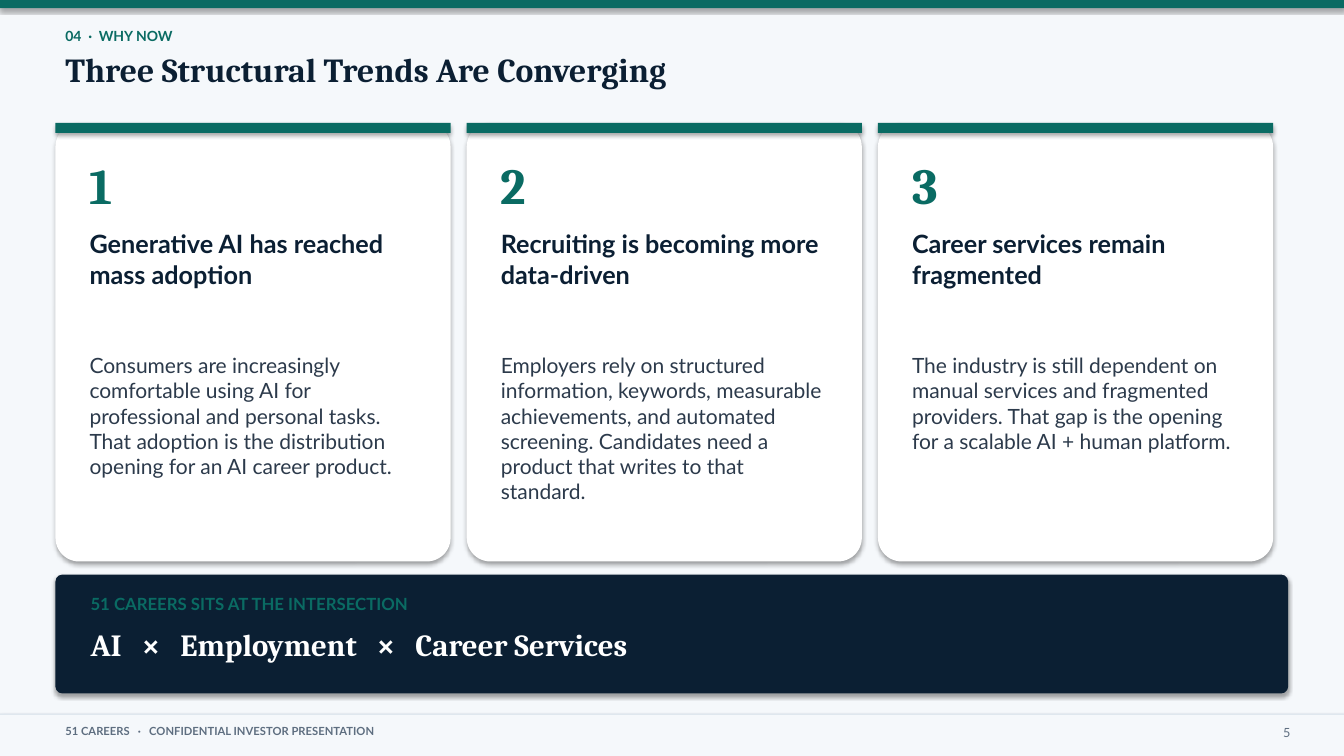
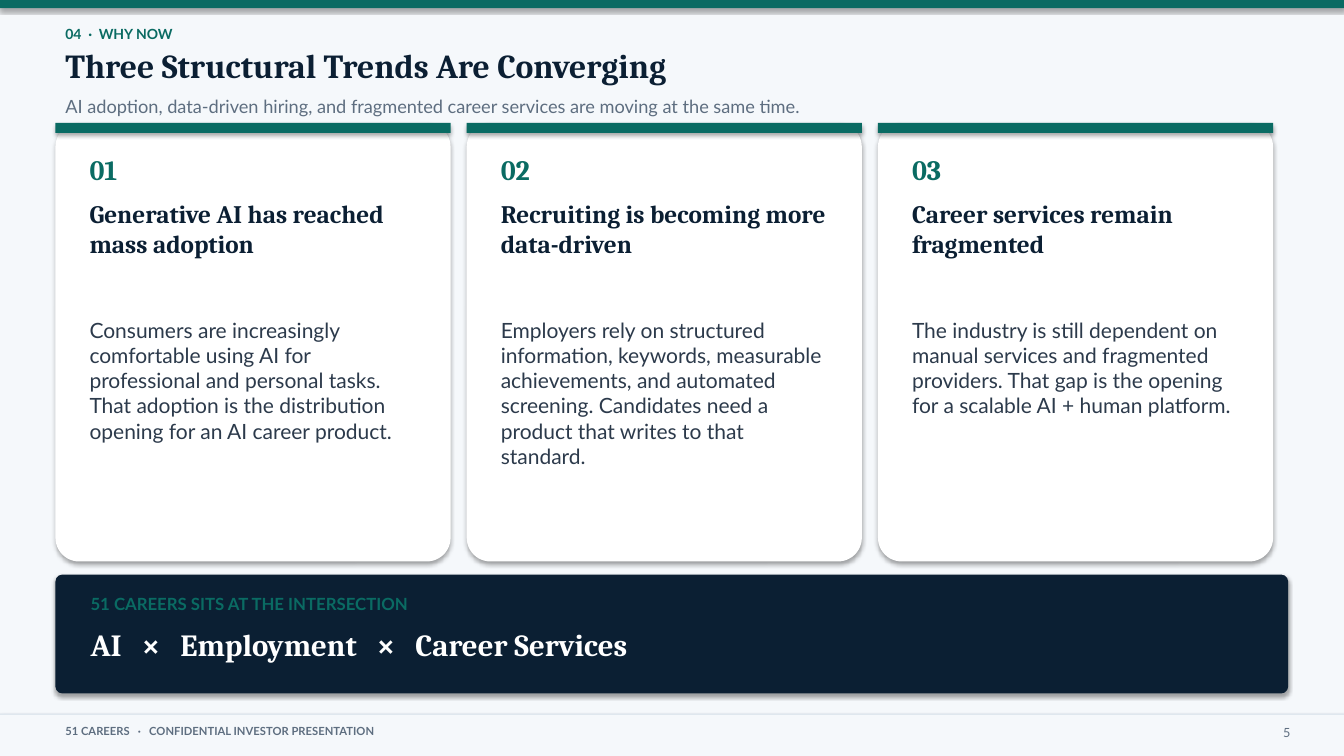
Before and after one commit to anthonyleedu/anthonyleedu, a slide deck: slide 5 of 51Careers_Addition.pptx. Drawn at 1344x756 pixels with LibreOffice and Linux fonts; fonts in the diff are those of the drawing. Boxes give left, top, right and bottom in pixels: in the first picture for what was removed or moved away, otherwise in the second. Text is boxed around its words. In the diff, an @@ line names an element or a change of style, - is before the commit and + after.

```diff
--- a/51Careers_Addition.pptx
+++ b/51Careers_Addition.pptx
@@ text "Three Structural Trends Are Converging": place and size @@
-text "Three Structural Trends Are Converging" at bbox=[65, 58, 666, 90]
+text "Three Structural Trends Are Converging" at bbox=[65, 54, 666, 86]
@@ text added at bbox=[65, 99, 800, 117], 13 pt, text #5E6E80 @@
+AI adoption, data-driven hiring, and fragmented career services are moving at the same time.
@@ text removed at bbox=[90, 170, 113, 204] @@
-1
@@ text added at bbox=[90, 161, 118, 180], 20 pt, text #0A6B63, bold @@
+01
@@ text removed at bbox=[501, 170, 527, 204] @@
-2
@@ text added at bbox=[501, 161, 530, 181], 20 pt, text #0A6B63, bold @@
+02
@@ text removed at bbox=[912, 170, 938, 205] @@
-3
@@ text added at bbox=[912, 161, 941, 181], 20 pt, text #0A6B63, bold @@
+03
@@ text "Generative AI has reached mass ...": place and size @@
-text "Generative AI has reached mass ..." at bbox=[90, 234, 383, 288]
+text "Generative AI has reached mass ..." at bbox=[90, 205, 384, 259]
@@ text "Recruiting is becoming more data-driven": place and size @@
-text "Recruiting is becoming more data-driven" at bbox=[501, 234, 818, 285]
+text "Recruiting is becoming more data-driven" at bbox=[501, 205, 826, 253]
@@ font Lato to Cambria in 3 elements at bbox=[90, 205, 384, 259], bbox=[501, 205, 826, 253], bbox=[912, 205, 1173, 259] @@
@@ text "Career services remain fragmented": place and size @@
-text "Career services remain fragmented" at bbox=[912, 234, 1166, 288]
+text "Career services remain fragmented" at bbox=[912, 205, 1173, 259]
@@ text "Consumers are increasingly comfortable using ...": place and size @@
-text "Consumers are increasingly comfortable using ..." at bbox=[90, 357, 392, 478]
+text "Consumers are increasingly comfortable using ..." at bbox=[90, 322, 392, 443]
@@ text "Employers rely on structured information, ...": place and size @@
-text "Employers rely on structured information, ..." at bbox=[501, 357, 821, 499]
+text "Employers rely on structured information, ..." at bbox=[501, 322, 821, 464]
@@ text "The industry is still dependent ...": place and size @@
-text "The industry is still dependent ..." at bbox=[912, 357, 1231, 453]
+text "The industry is still dependent ..." at bbox=[912, 322, 1231, 417]
```
Also in this commit, not shown: 24 other slides changed, 1 other file.
